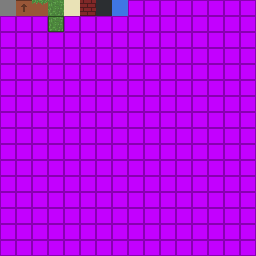
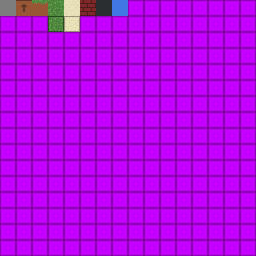
Before/after of a w=256, h=256 layered artwork. What changed in the layer stack:
painted on "Background" over (64, 0, 80, 32)
